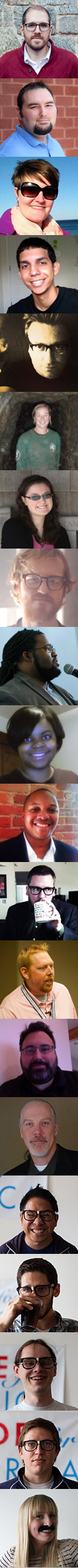
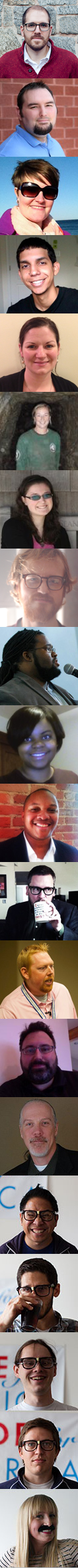
The second 78px x 1568px image is a revision of the first. Changes to its layers:
added layer "Layer 9" above "Layer 8" over [0, 313, 78, 392]
